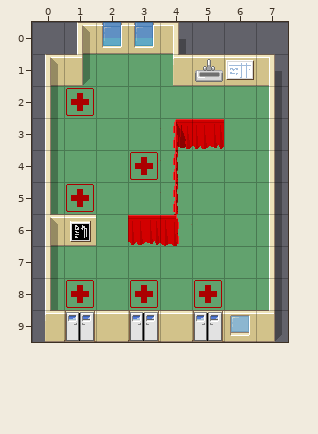
A Tiled map gets an edit: data/lv2.tmx. The picture above was drawn from the file before the commit.
Cells are 32x32 px. Shown: x 0..7, y 0..9.
After the commit:
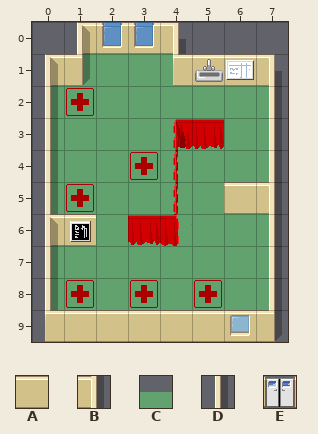
Key: from "walls_128": A 0, B 9, C 12, D 16, E 32.
_ is an empty cell.
Tiles replaced or removed in this view: C, D, E.
Changes in this commit:
Changed rows in their new state; . is an unchanged cell.
Layer "Floors":
first column x 2:
 0 __
Layer "Walls":
first column x 6:
 5 AB
Layer "decoration":
first column x 1:
 9 _._._
